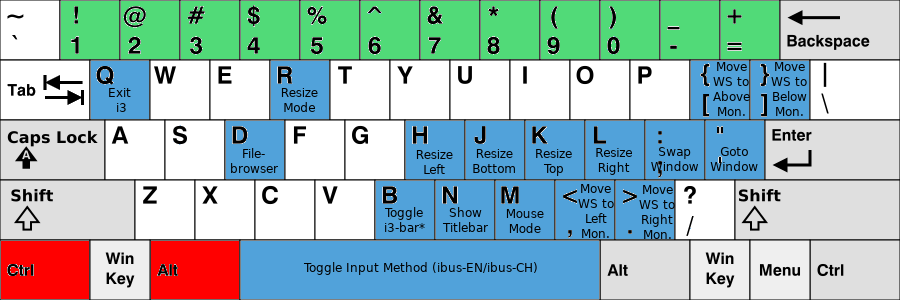
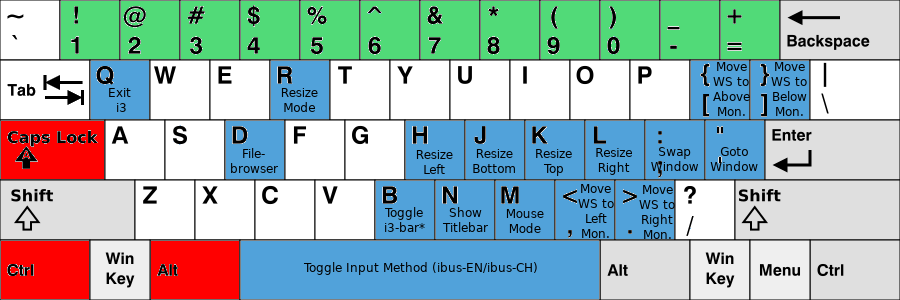
Layers edited between the first and the second 900×300 image:
painted on "KB_United_States-NoAltGr.svg" over 1, 121, 104, 179
